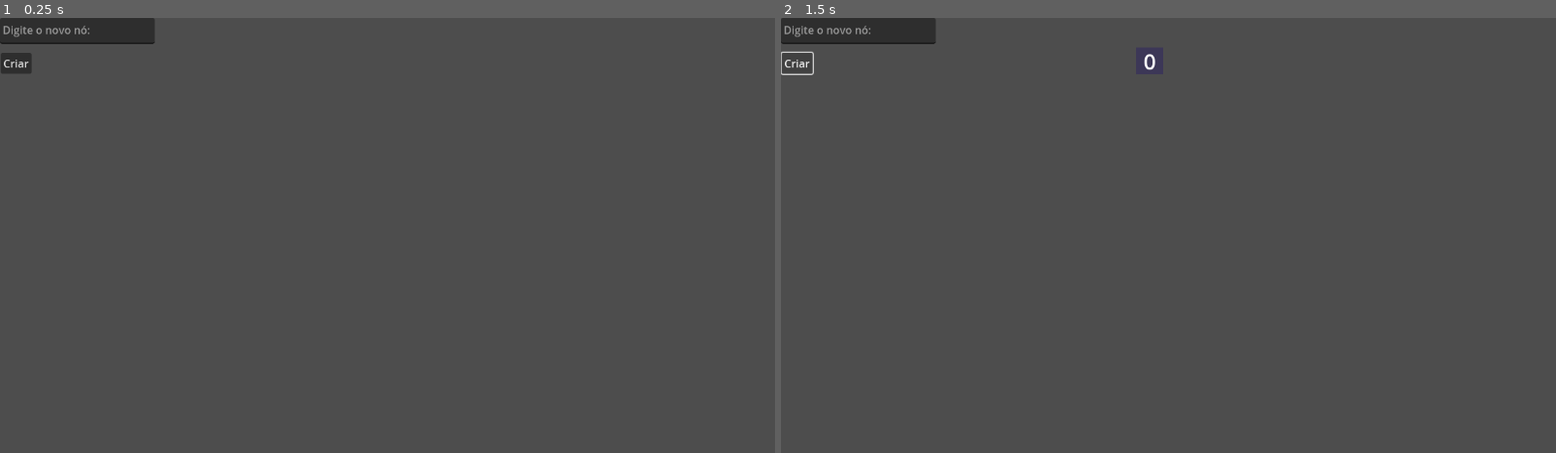
Above: before the commit, frames 1-2 (left to right).
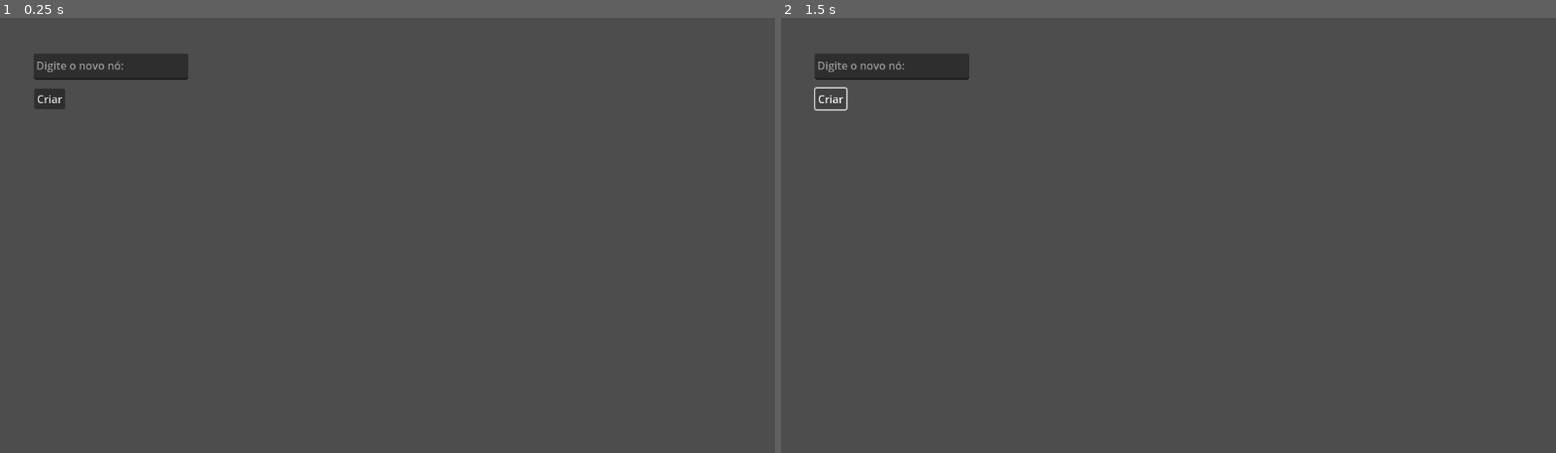
Above: after the commit, the same moments.

Repository: Meidesu/Arvores-ED
Game: Godot game, scene res://main.tscn
Same seed, same stepped clock (60 frames per second), same inputs: the game is played once before the commit and once after it.
Inputs:
- Up to frame 1 (0.25 s): no input
- Up to frame 2 (1.5 s): click "Criar" at 0.5 s; click "Criar" at 1.25 s

The runs differ from the first frame. In frame 1, 2.6% of the frame differs, in the area x 0-25%, y 0-21%; in frame 2, 2.5%.

Commit message:
Feat - Pressionar enter para confirmar e linhas entre os nós

Diff:
--- a/main.gd
+++ b/main.gd
@@ -6,21 +6,28 @@
 var id: int = 6;
 
 ## Pra função draw
-var lines: Array = [];
+var lines: Array[Dictionary] = [];
 var posInicio: Vector2;
 var posFinal: Vector2;
 
 func _ready():
-	#criarNo();
-	#criarNo();
-	#criarNo();
 	pass;
+
+func _input(event):
+	if event is InputEventKey:
+		if event.key_label == KEY_ENTER:
+			print("Enter pressionado")
+			criarNo();
+			#queue_redraw();
 
 func _process(delta):
 	pass
 
 func criarNo():
 	var novoNo: No = instanciarNo();
+
+	if !novoNo:
+		return;
 
 	if !raiz:
 		print("Criando a raiz")
@@ -32,6 +39,8 @@
 	else:
 		print("Raiz ja criada")
 		inserirNo(raiz, novoNo);
+
+
 
 func inserirNo(raizAtual: No, novo: No):
 
@@ -45,7 +54,7 @@
 			raizAtual.right = novo
 			novo.set_new_position(raizAtual.right_pos.global_position);
 			#self.draw_line(raizAtual.global_position, novo.global_position, Color.RED, 1);
-			add_line(raizAtual.global_position, novo.global_position);
+			add_line(raizAtual, novo);
 			print("Adicionando a direita")
 		else:
 			inserirNo(raizAtual.right, novo);
@@ -54,7 +63,7 @@
 			raizAtual.left = novo;
 			novo.set_new_position(raizAtual.left_pos.global_position);
 			#draw_line(raizAtual.global_position, novo.global_position, Color.RED, 1);
-			add_line(raizAtual.global_position, novo.global_position);
+			add_line(raizAtual, novo);
 			print("Adicionando a esquerda")
 		else:
 			inserirNo(raizAtual.left, novo);
@@ -62,18 +71,26 @@
 func _on_button_pressed():
 	print("botão pressionado")
 	criarNo();
+
+
+func instanciarNo():
+
+	var inputText: String = %inputText.text;
 	%inputText.clear();
 
-func instanciarNo():
-	var numAtual: int = int(%inputText.text);
+	if inputText.is_empty() or !inputText.is_valid_int():
+		print_rich("[color=red]Caractere inválido")
+		return;
+
+	var numAtual: int = int(inputText);
 
 	#id += 1;
 
 	print("instanciando um novo no para %d" % [numAtual])
 
 	if !(numAtual is int):
-		print("Invalido");
-		return;
+		print_rich("[color=red]Invalido");
+		return null;
 
 	var novoNo: No = NO.instantiate();
 	add_child(novoNo);
@@ -82,17 +99,14 @@
 	return novoNo;
 
 func _draw():
-	print("quenga")
-	#draw_multiline(lines, Color.RED, 2)
 
-	for line in lines:
-		print(line)
-		draw_line(line[0], line[1], Color.RED, 2);
+	for line: Dictionary in lines:
+		draw_line(line.pai.global_position, line.filho.global_position, Color.RED, 2);
 
-func add_line(inicio: Vector2, fim: Vector2):
-	#posInicio = inicio;
-	#posFinal = fim;
-
-	lines.push_back([inicio, fim]);
+func add_line(pai: No, filho: No):
+	lines.push_back({
+		"pai": pai,
+		"filho": filho
+	});
 	print(lines)
 	queue_redraw();
--- a/main.tscn
+++ b/main.tscn
@@ -7,19 +7,21 @@
 
 [node name="inputText" type="TextEdit" parent="."]
 unique_name_in_owner = true
-offset_right = 230.0
-offset_bottom = 39.0
+offset_left = 50.0
+offset_top = 53.0
+offset_right = 280.0
+offset_bottom = 92.0
 placeholder_text = "Digite o novo nó: "
 
 [node name="Button" type="Button" parent="."]
-offset_left = 1.0
-offset_top = 52.0
-offset_right = 47.0
-offset_bottom = 83.0
+offset_left = 51.0
+offset_top = 105.0
+offset_right = 97.0
+offset_bottom = 136.0
 text = "Criar"
 
 [node name="raizPos" type="Marker2D" parent="."]
 unique_name_in_owner = true
-position = Vector2(548, 64)
+position = Vector2(744, 77)
 
 [connection signal="pressed" from="Button" to="." method="_on_button_pressed"]
